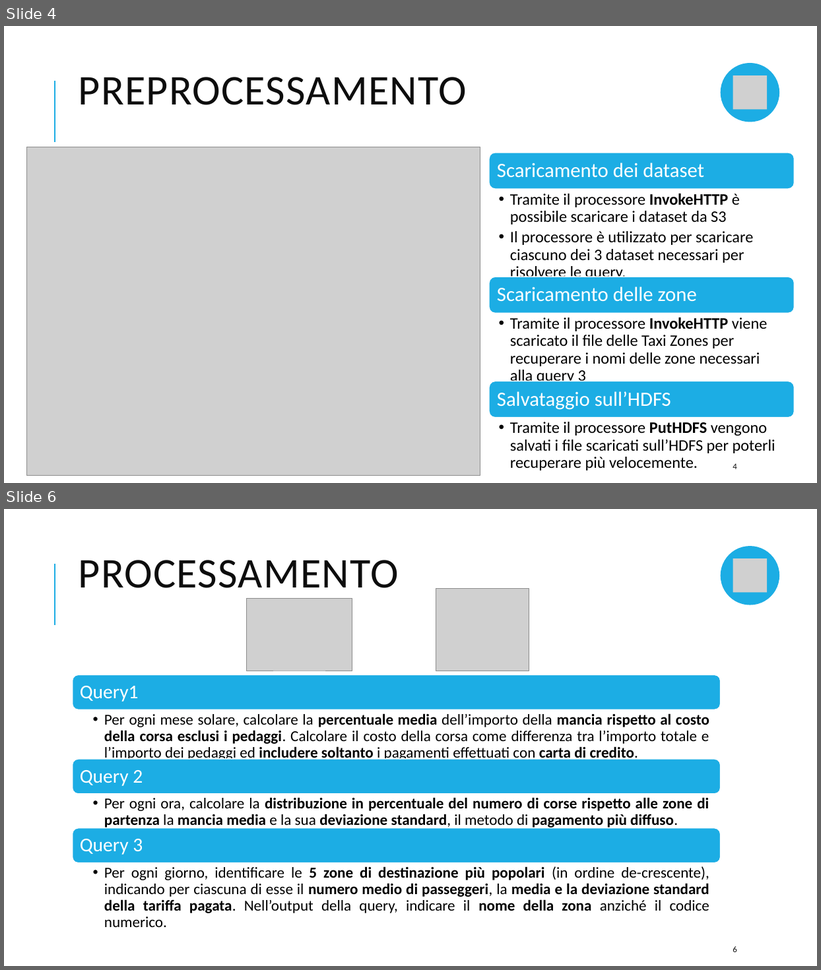
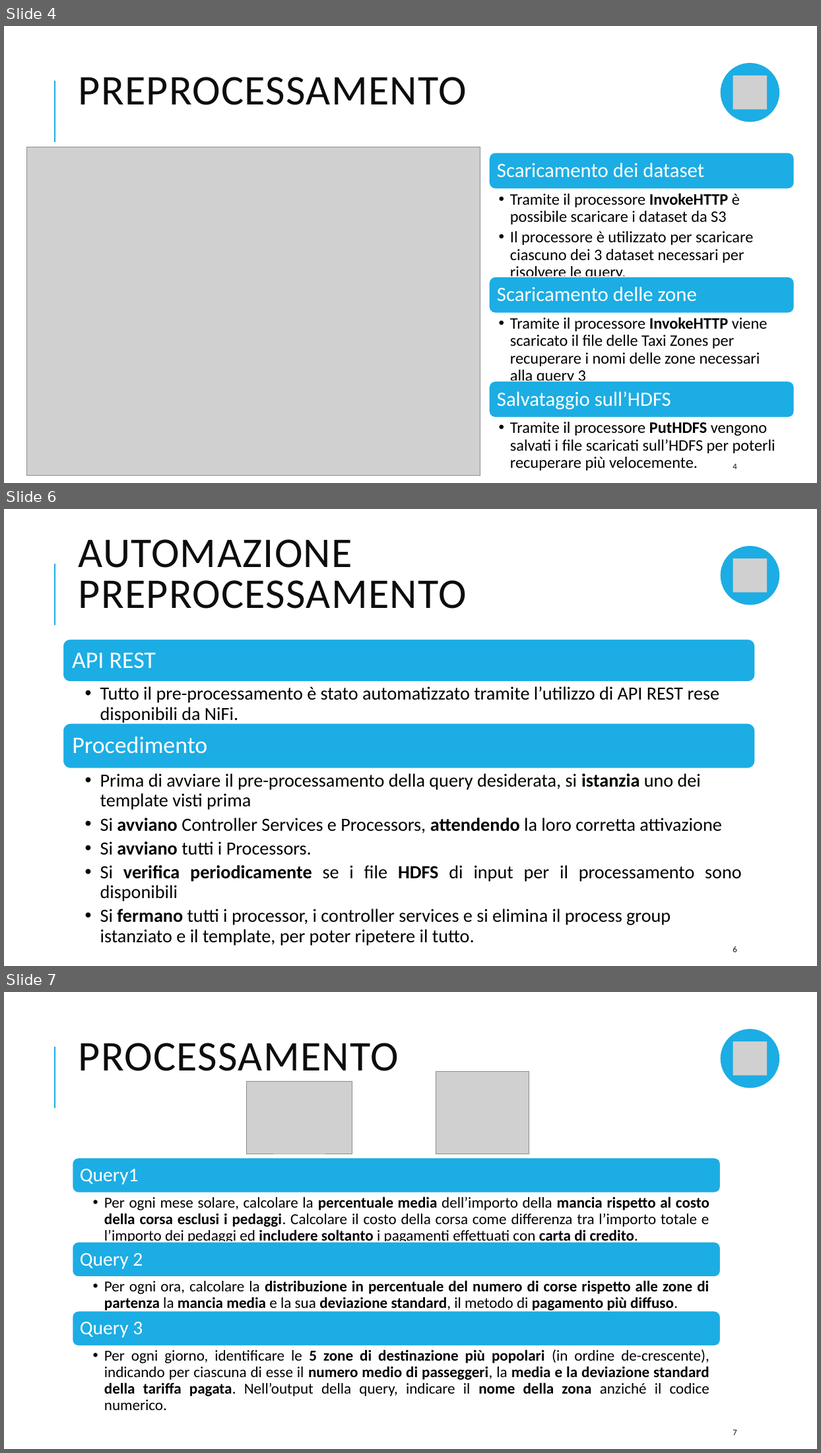
Before and after one commit to Diana0422/SABD-project1, a slide deck: Reports/SABD-presentazione1.pptx. Shown one above the other, each under a label of ours: slides 4 and 6 before the commit, slides 4, 6 and 7 after it; the slides between them are not shown. The pictures are 821x970 and 821x1453 pixels, drawn with LibreOffice and Linux fonts; fonts in the diff are those of the drawing; grey boxes stand for pictures. Boxes give left, top, right and bottom in pixels: in the first picture for what was removed or moved away, otherwise in the second. Text is boxed around its words. In the diff, an @@ line names an element or a change of style, - is before the commit and + after.

```diff
--- a/Reports/SABD-presentazione1.pptx
+++ b/Reports/SABD-presentazione1.pptx
@@ slide 6 added at <box>4,509,817,966</box>, background #FFFFFF; not listed: 1 template element that a slide beside it also shows @@
@@ title added at <box>79,539,467,609</box>, 50 pt, text #0D0D0D @@
+AUTOMAZIONE PREPROCESSAMENTO
@@ ellipse added at <box>721,546,780,605</box>, fill #1CADE4 @@
@@ picture added at <box>733,559,768,593</box> @@
@@ group added at <box>63,640,756,946</box>: 4 texts, 2 rounded rectangles @@
+API REST
+  • Tutto il pre-processamento è stato automatizzato tramite l’utilizzo di API REST rese disponibili da NiFi.
+Procedimento
+  • Prima di avviare il pre-processamento della query desiderata, si istanzia uno dei template visti prima
+  • Si avviano Controller Services e Processors, attendendo la loro corretta attivazione
+  • Si avviano tutti i Processors.
+  • Si verifica periodicamente se i file HDFS di input per il processamento sono disponibili
+  • Si fermano tutti i processor, i controller services e si elimina il process group istanziato e il template, per poter ripetere il tutto.
@@ page number added at <box>733,947,737,953</box>, 10 pt, text #0D0D0D @@
+6
@@ what was slide 6 is now slide 7 @@
@@ page number at <box>733,1430,737,1436</box>: text changed @@
-6
+7
```
Also in this commit, not shown: 8 slides changed, 2 other slides added, 1 slide removed, 1 other file.
